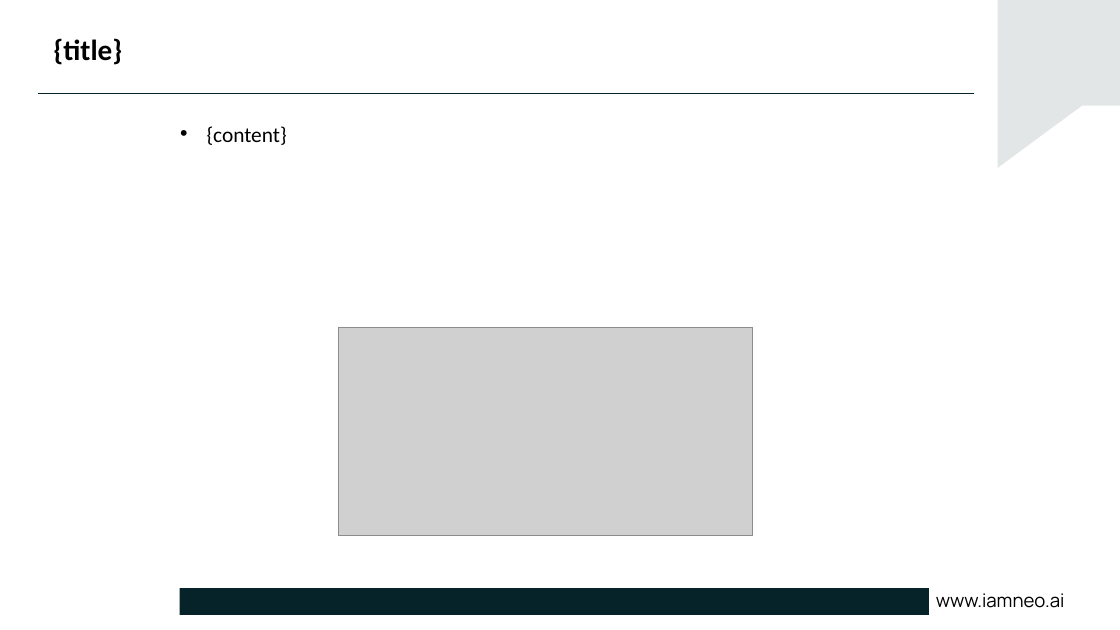
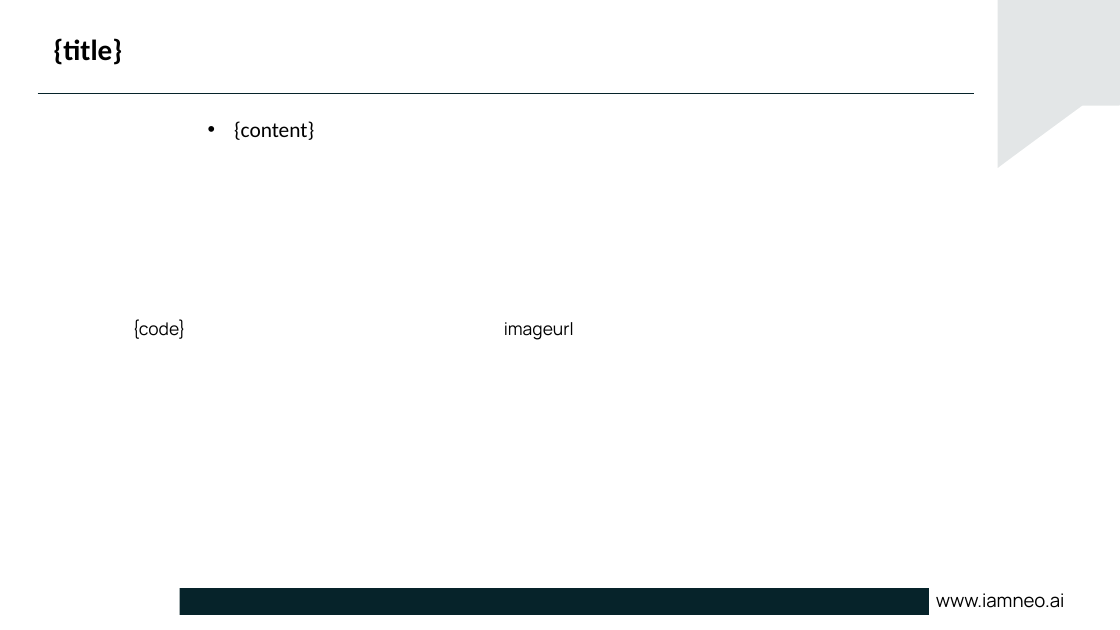
Before and after one commit to DivakarSathees/PptxGenerator-python, a slide deck: slide 8 of temp.pptx. Drawn at 1120x630 pixels with LibreOffice and Linux fonts; fonts in the diff are those of the drawing; grey boxes stand for pictures; background and template pictures are left out. Boxes give left, top, right and bottom in pixels: in the first picture for what was removed or moved away, otherwise in the second. Text is boxed around its words. In the diff, an @@ line names an element or a change of style, - is before the commit and + after.

```diff
--- a/temp.pptx
+++ b/temp.pptx
@@ text "{content}" moved from (x1=206, y1=126, x2=286, y2=145) to (x1=234, y1=121, x2=314, y2=140) @@
@@ text added at (x1=132, y1=319, x2=186, y2=339), 18 pt, text #000000 @@
+{code}
@@ picture removed at (x1=338, y1=327, x2=752, y2=536) @@
@@ text added at (x1=504, y1=322, x2=574, y2=340), 18 pt, text #000000 @@
+imageurl
```
Also in this commit, not shown: 10 other slides changed, 13 other files.
